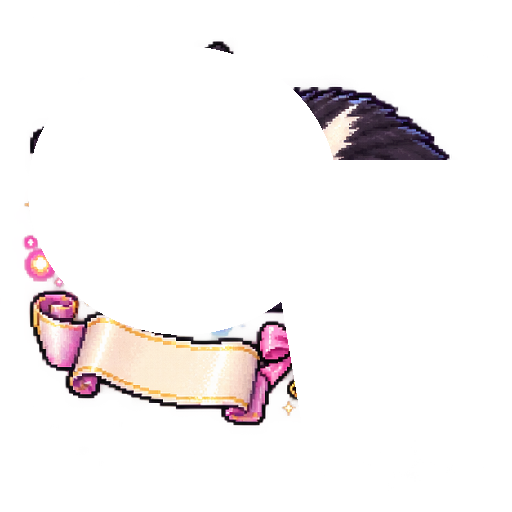
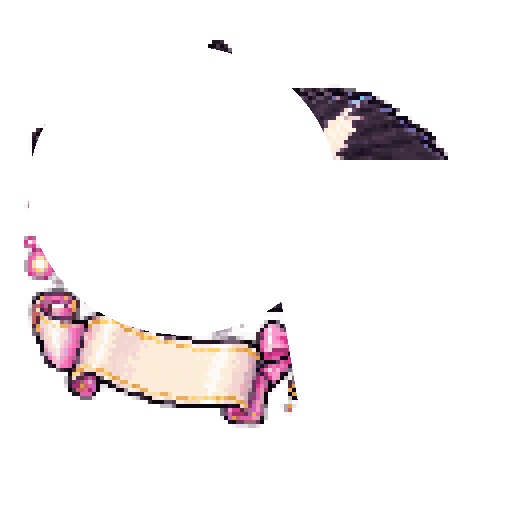
Layered file, before and after one edit (512x512). Changes by layer:
painted on "head" over [28, 47, 337, 335]
painted on "tail" over [281, 303, 299, 418]
